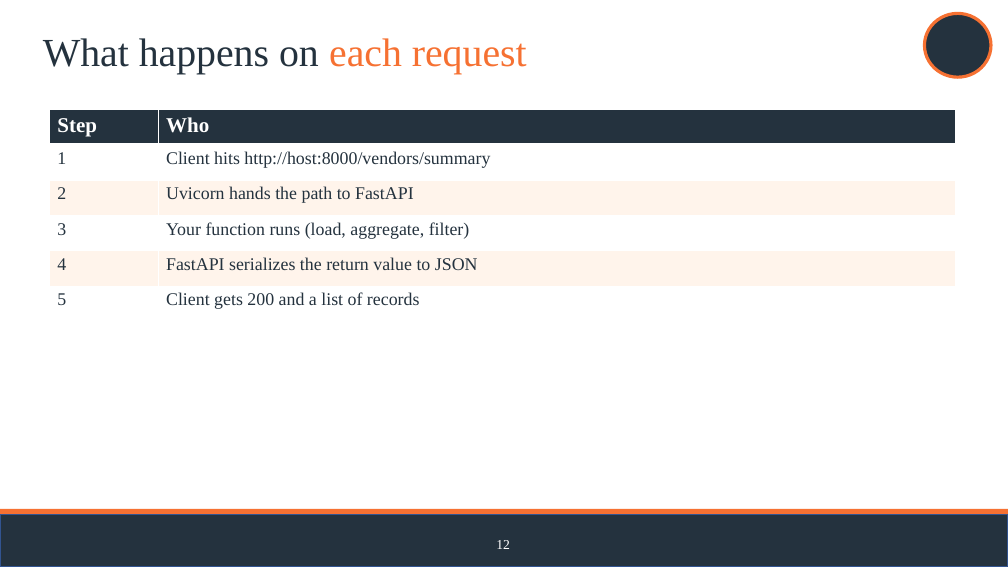
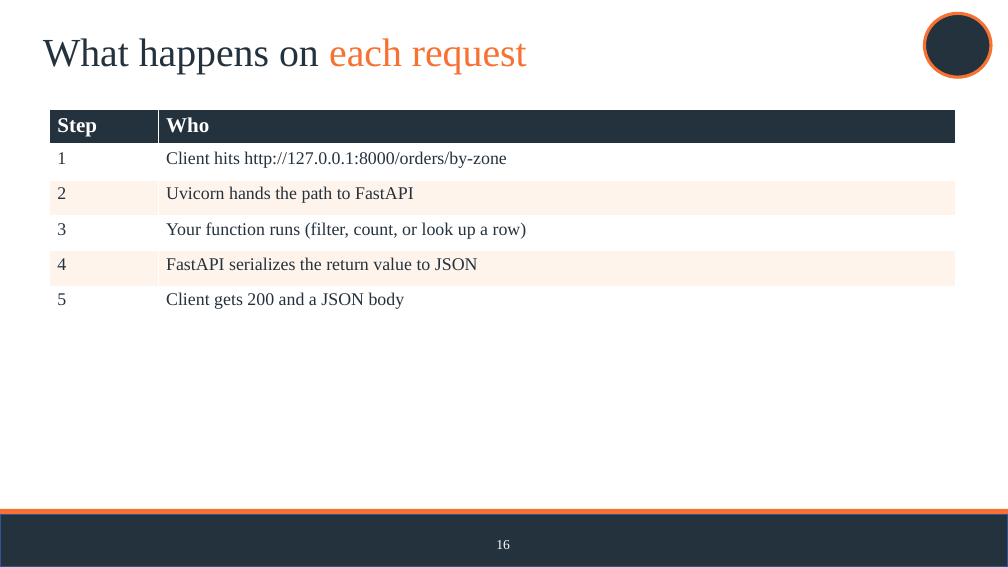
Before and after one commit to jasontpv/DS2002FA26, a slide deck: slide 16 of notebooks/08-capstone-gameday/DS2002 Build Your Own API.pptx (slide 12 before the commit). Drawn at 1008x567 pixels with LibreOffice and Linux fonts; fonts in the diff are those of the drawing; background and template pictures are left out. Boxes give left, top, right and bottom in pixels: in the first picture for what was removed or moved away, otherwise in the second. Text is boxed around its words. In the diff, an @@ line names an element or a change of style, - is before the commit and + after.

```diff
--- a/notebooks/08-capstone-gameday/DS2002 Build Your Own API.pptx
+++ b/notebooks/08-capstone-gameday/DS2002 Build Your Own API.pptx
@@ table at [50, 110, 956, 321] @@
-row 2, column 2: Client hits http://host:8000/vendors/summary
+row 2, column 2: Client hits http://127.0.0.1:8000/orders/by-zone
-row 4, column 2: Your function runs (load, aggregate, filter)
+row 4, column 2: Your function runs (filter, count, or look up a row)
-row 6, column 2: Client gets 200 and a list of records
+row 6, column 2: Client gets 200 and a JSON body
@@ text at [496, 540, 510, 549]: text changed @@
-12
+16
```
Also in this commit, not shown: 7 other slides changed, 5 slides added, 1 slide removed, 5 other files.
